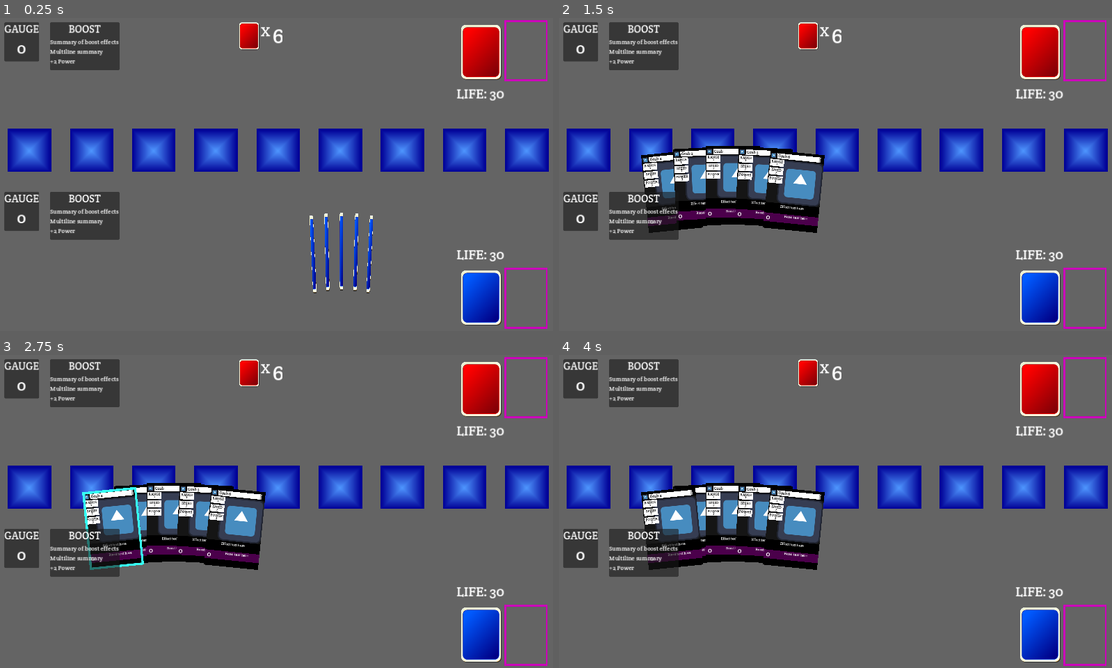
Above: before the commit, frames 1-4 (two rows, left to right).
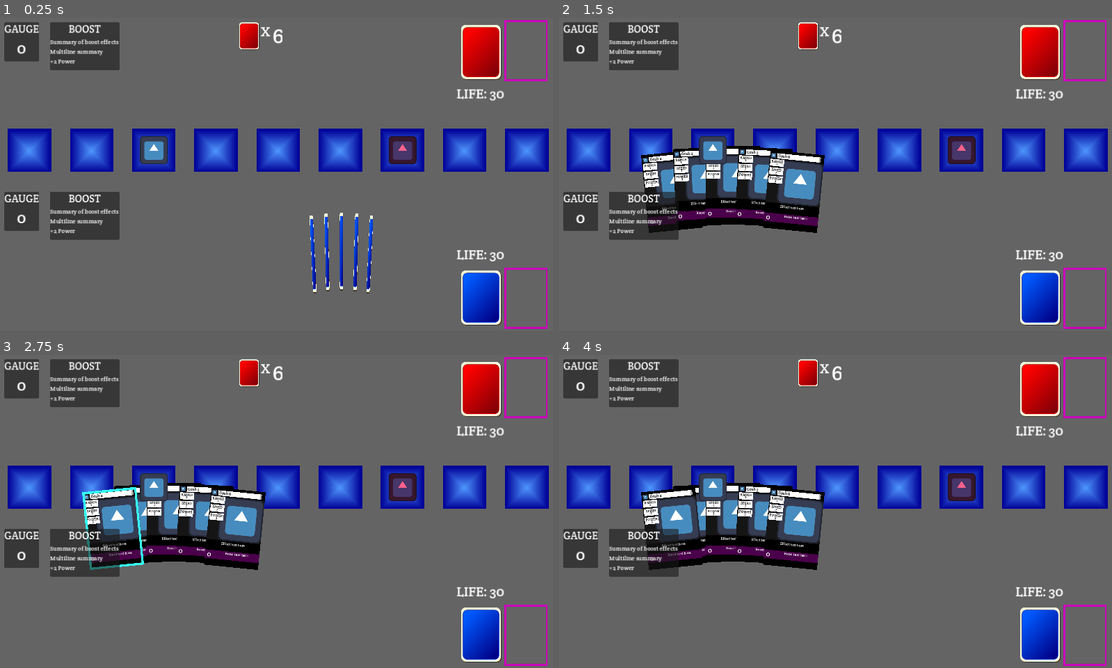
Above: after the commit, the same moments.

Repository: daniel-k-taylor/exceedgameclient
Game: Godot game, scene res://scenes/game/game.tscn
Same seed, same stepped clock (60 frames per second), same inputs: the game is played once before the commit and once after it. The engine's default icon, where the game draws it, is replaced by a stand-in: a white triangle on a blue panel in a dark square.
Inputs (mouse positions are in pixels of both pictures, inside the frame that each line leads up to):
- Up to frame 1 (0.25 s): no input
- Up to frame 2 (1.5 s): click (1040, 299) at 0.52 s; click (1084, 299) at 1.27 s
- Up to frame 3 (2.75 s): click (110, 527) at 2.02 s
- Up to frame 4 (4 s): click (1040, 636) at 2.77 s; click (1084, 636) at 3.52 s

The runs differ from the first frame. In frame 1, 0.9% of the frame differs, in the area x 25-76%, y 37-47%; in frame 2, 0.8%; in frame 3, 0.8%; in frame 4, 0.8%.

Commit message:
Setup scene done

Diff:
--- a/scenes/game/game.gd
+++ b/scenes/game/game.gd
@@ -10,6 +10,9 @@
 
 var chosen_deck = null
 var NextCardId = 1
+
+var first_run_done = false
+
 
 enum {
 	GameState_PlayerTurn_PickAction,
@@ -32,14 +35,28 @@
 	$OpponentLife.set_life(game_logic.opponent.life)
 	$OpponentHand/OpponentHandBox/OpponentNumCards.text = str(len(game_logic.opponent.hand))
 
+
+func first_run():
+	move_character_to_arena_square($PlayerCharacter, game_logic.player.arena_location)
+	move_character_to_arena_square($OpponentCharacter, game_logic.opponent.arena_location)
+
+func move_character_to_arena_square(character, arena_square):
+	var arena = $StaticUI/StaticUIVBox/Arena
+	var target_square = arena.get_child(arena_square - 1)
+	print("Global Pos: ", target_square.global_position)
+	character.position = target_square.global_position + target_square.size/2
+
 # Called every frame. 'delta' is the elapsed time since the previous frame.
 func _process(_delta):
+	if not first_run_done:
+		first_run()
+		first_run_done = true
 	pass
 
 func _input(event):
 	if event is InputEventMouseButton:
 		if event is InputEventMouseButton and event.is_released():
-			pass
+			move_character_to_arena_square($PlayerCharacter, game_logic.player.arena_location)
 
 
 func draw_card(card):
@@ -54,6 +71,7 @@
 func add_new_card_to_hand(id, card_def, image) -> CardBase:
 	var new_card : CardBase = CardBaseScene.instantiate()
 	$PlayerHand.add_child(new_card)
+	$PlayerHand.move_child(new_card, $PlayerHand.get_child_count() - 1)
 	new_card.initialize_card(
 		id,
 		card_def['display_name'],
--- a/scenes/game/gamelogic.gd
+++ b/scenes/game/gamelogic.gd
@@ -24,6 +24,7 @@
 	var deck_def
 	var gauge
 	var boosts
+	var arena_location
 
 	func _init(chosen_deck, card_start_id):
 		life = MaxLife
@@ -57,7 +58,9 @@
 	opponent = Player.new(opponent_deck, 200)
 
 	active_turn_player = player
+	player.arena_location = 3
 	next_turn_player = opponent
+	opponent.arena_location = 7
 
 	player.draw(StartingHandFirstPlayer)
 	opponent.draw(StartingHandSecondPlayer)
Not shown, changed: work.todo
